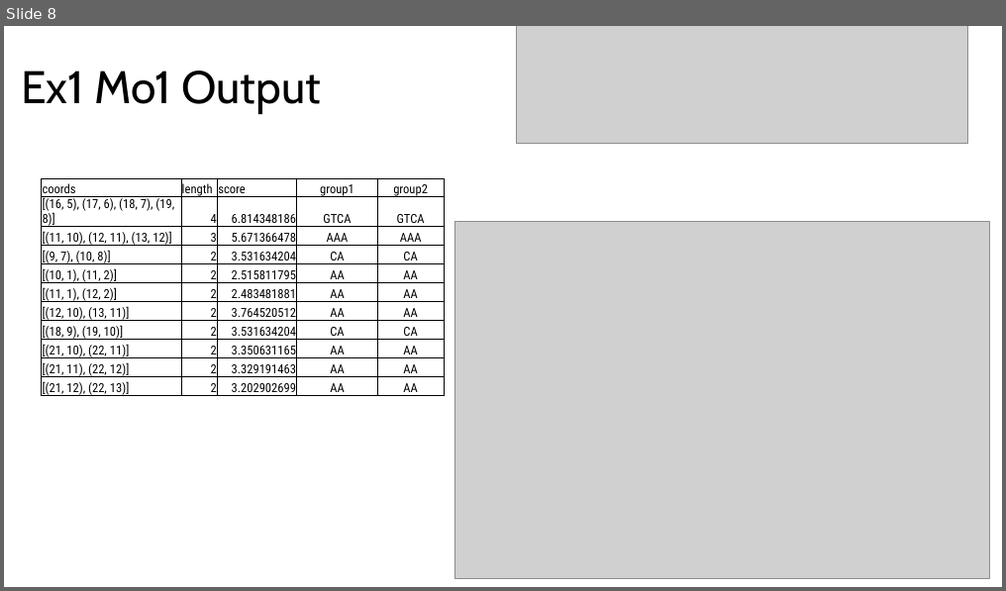
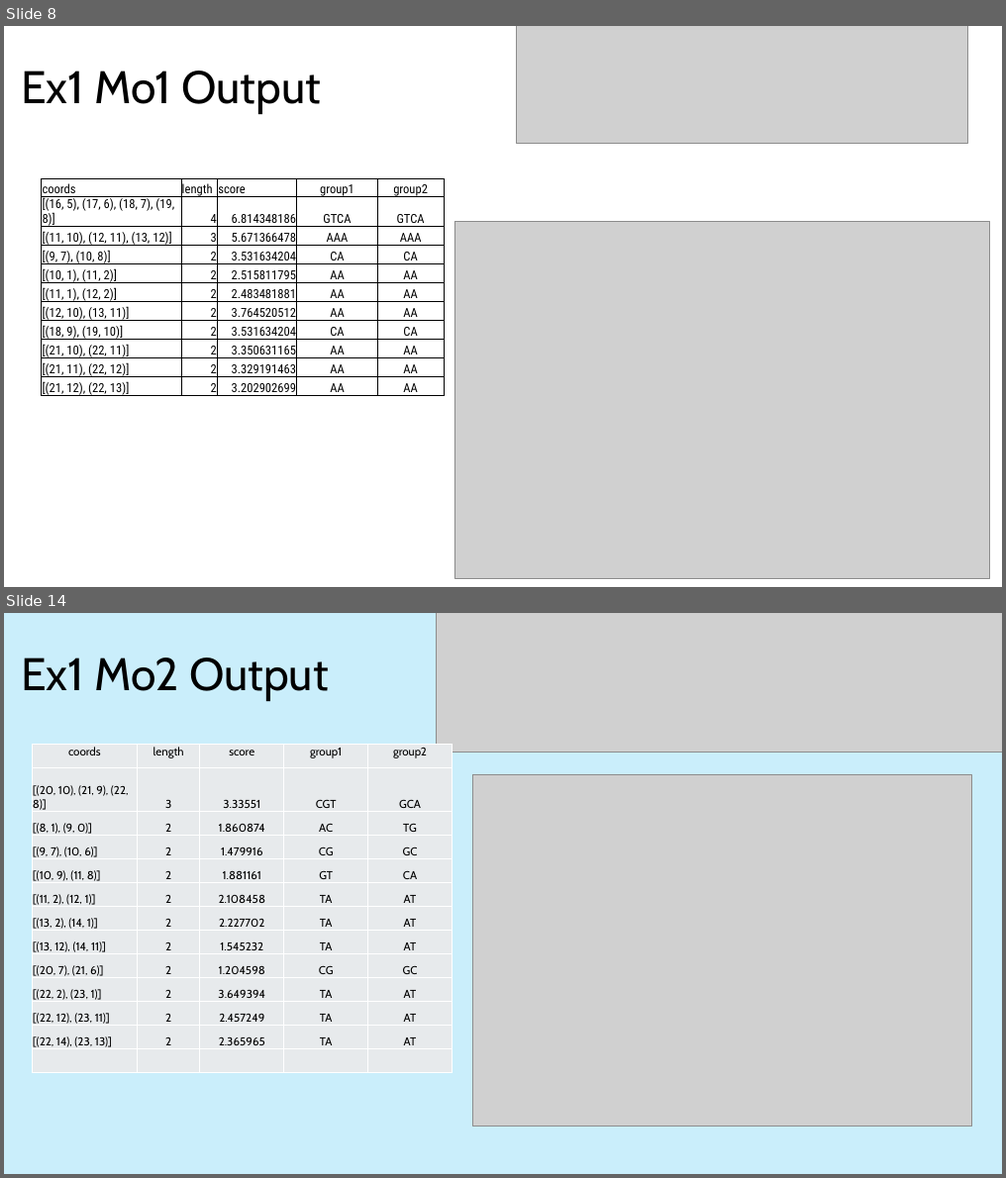
Before and after one commit to eshin21/drippy, a slide deck: Presentations/May Motif Gallery.pptx. Shown one above the other, each under a label of ours: slide 8 before the commit, slides 8 and 14 after it; the slides between them are not shown. The pictures are 1006x591 and 1006x1178 pixels, drawn with LibreOffice and Linux fonts; fonts in the diff are those of the drawing; grey boxes stand for pictures. Boxes give left, top, right and bottom in pixels: in the first picture for what was removed or moved away, otherwise in the second. Text is boxed around its words. In the diff, an @@ line names an element or a change of style, - is before the commit and + after.

```diff
--- a/Presentations/May Motif Gallery.pptx
+++ b/Presentations/May Motif Gallery.pptx
@@ slide 14 added at (4, 613, 1002, 1174), background #CAEEFB @@
@@ picture added at (437, 613, 1002, 753) @@
@@ title added at (21, 658, 329, 701), 44 pt, text #000000 @@
+Ex1 Mo2 Output
@@ table added at (32, 744, 451, 1073), 13 rows, 5 columns @@
+coords | length | score | group1 | group2
+[(20, 10), (21, 9), (22, 8)] | 3 | 3.33551 | CGT | GCA
+[(8, 1), (9, 0)] | 2 | 1.860874 | AC | TG
+[(9, 7), (10, 6)] | 2 | 1.479916 | CG | GC
+[(10, 9), (11, 8)] | 2 | 1.881161 | GT | CA
+[(11, 2), (12, 1)] | 2 | 2.108458 | TA | AT
+[(13, 2), (14, 1)] | 2 | 2.227702 | TA | AT
+[(13, 12), (14, 11)] | 2 | 1.545232 | TA | AT
+[(20, 7), (21, 6)] | 2 | 1.204598 | CG | GC
+[(22, 2), (23, 1)] | 2 | 3.649394 | TA | AT
+[(22, 12), (23, 11)] | 2 | 2.457249 | TA | AT
+[(22, 14), (23, 13)] | 2 | 2.365965 | TA | AT
+ |  |  |  | 
@@ picture added at (472, 774, 972, 1127) @@
```
Also in this commit, not shown: 8 slides changed, 9 other slides added, 43 other files.
